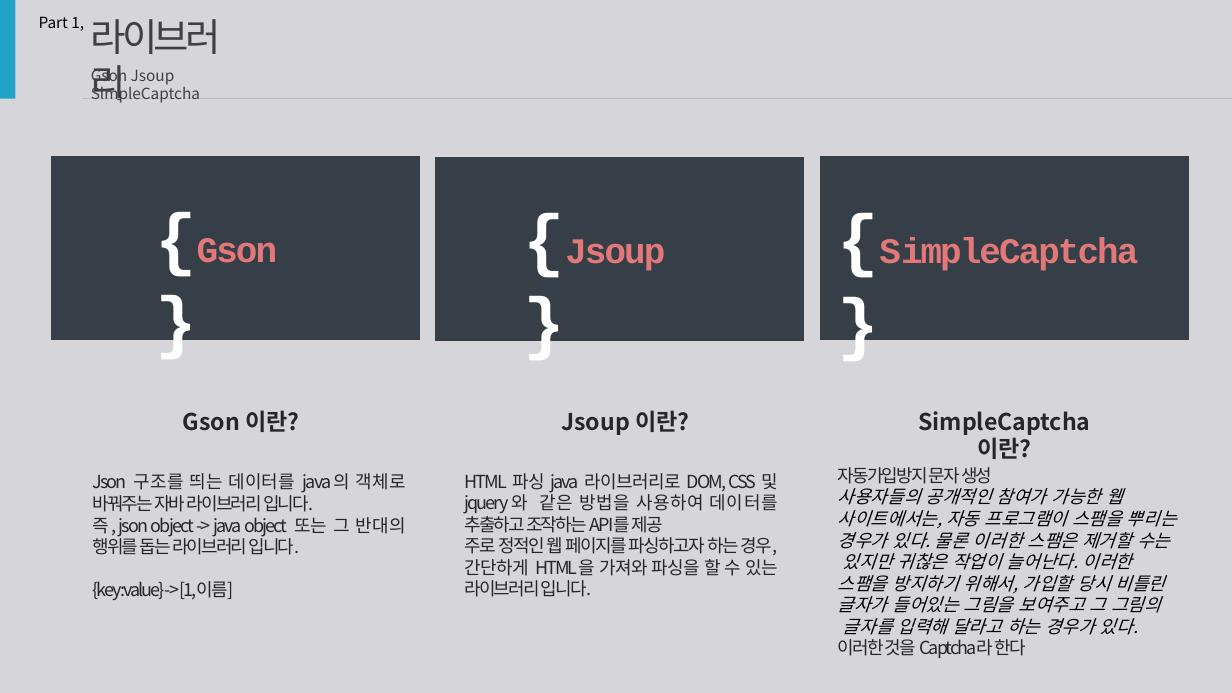
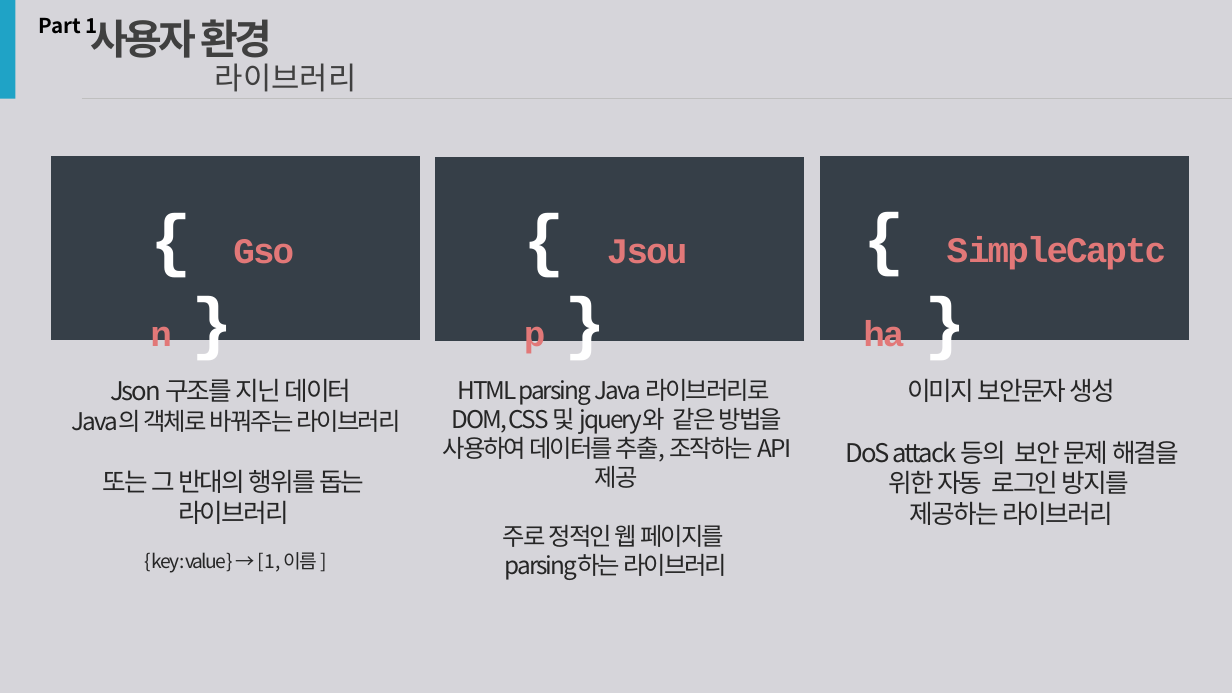
Before and after one commit to hanYijin/portfolio_2021, a slide deck: slide 8 of covid19.pptx. Drawn at 1232x693 pixels with LibreOffice and Linux fonts; fonts in the diff are those of the drawing. Boxes give left, top, right and bottom in pixels: in the first picture for what was removed or moved away, otherwise in the second. Text is boxed around its words. In the diff, an @@ line names an element or a change of style, - is before the commit and + after.

```diff
--- a/covid19.pptx
+++ b/covid19.pptx
@@ text at [39, 17, 98, 34]: text changed; size 12 to 16 pt; bold on @@
-Part 1,
+Part 1
@@ text added at [91, 18, 272, 65], 32 pt, text #404040, bold @@
+사용자 환경
@@ text "라이브러리": place and size @@
-text "라이브러리" at [91, 19, 221, 103]
+text "라이브러리" at [215, 63, 357, 92]
@@ text "라이브러리" at [215, 63, 357, 92]: size 30 to 24 pt, letter spacing -3 to 0 pt @@
@@ text removed at [91, 66, 200, 103] @@
-Gson Jsoup SlmpleCaptcha
@@ text at [197, 238, 277, 263]: spaces changed @@
-  {Gson}
+  { Gson }
@@ text at [565, 239, 665, 271]: spaces changed @@
-  {Jsoup}
+  { Jsoup }
@@ text at [879, 238, 1138, 271]: spaces changed @@
-  {SimpleCaptcha}
+  { SimpleCaptcha }
@@ text at [71, 378, 400, 573]: text changed; size 14 to 20 pt @@
-Json 구조를 띄는 데이터를 java의 객체로 바꿔주는 자바 라이브러리 입니다.
-즉, json object -> java object 또는 그 반대의 행위를 돕는 라이브러리 입니다.
-{key:value} -> [1,이름]
+Json 구조를 지닌 데이터
+Java의 객체로 바꿔주는 라이브러리
+또는 그 반대의 행위를 돕는
+라이브러리
+{ key : value } → [ 1 , 이름 ]
@@ text at [443, 379, 791, 580]: text changed; size 14 to 19 pt @@
-HTML 파싱 java 라이브러리로 DOM, CSS 및 jquery와 같은 방법을 사용하여 데이터를 추출하고 조작하는 API를 제공
-주로 정적인 웹 페이지를 파싱하고자 하는 경우, 간단하게 HTML을 가져와 파싱을 할 수 있는 라이브러리 입니다.
+HTML parsing Java 라이브러리로
+DOM, CSS 및 jquery와 같은 방법을 사용하여 데이터를 추출, 조작하는 API 제공
+주로 정적인 웹 페이지를
+parsing하는 라이브러리
@@ text at [845, 378, 1179, 525]: text changed; size 14 to 20 pt; text colour #000000 to #262626; italic off @@
-자동가입방지 문자 생성
-사용자들의 공개적인 참여가 가능한 웹 사이트에서는, 자동 프로그램이 스팸을 뿌리는 경우가 있다. 물론 이러한 스팸은 제거할 수는
-있지만 귀찮은 작업이 늘어난다. 이러한 스팸을 방지하기 위해서, 가입할 당시 비틀린 글자가 들어있는 그림을 보여주고 그 그림의
-글자를 입력해 달라고 하는 경우가 있다.
-이러한 것을 Captcha라 한다
+이미지 보안문자 생성
+DoS attack 등의 보안 문제 해결을 위한 자동 로그인 방지를
+제공하는 라이브러리
@@ text removed at [183, 410, 299, 432] @@
-Gson 이란?
@@ text removed at [561, 410, 689, 435] @@
-Jsoup 이란?
@@ text removed at [918, 411, 1090, 459] @@
-SimpleCaptcha 이란?
```
Also in this commit, not shown: 7 other slides changed, 2 slides added, 2 slides removed.
